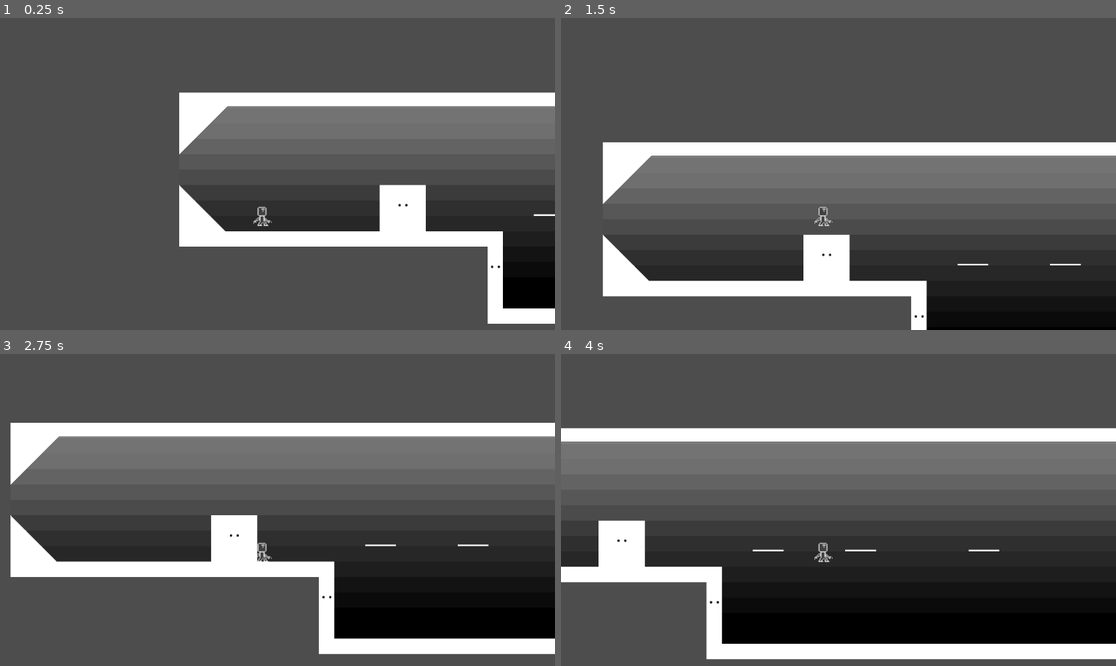
Above: before the commit, frames 1-4 (two rows, left to right).
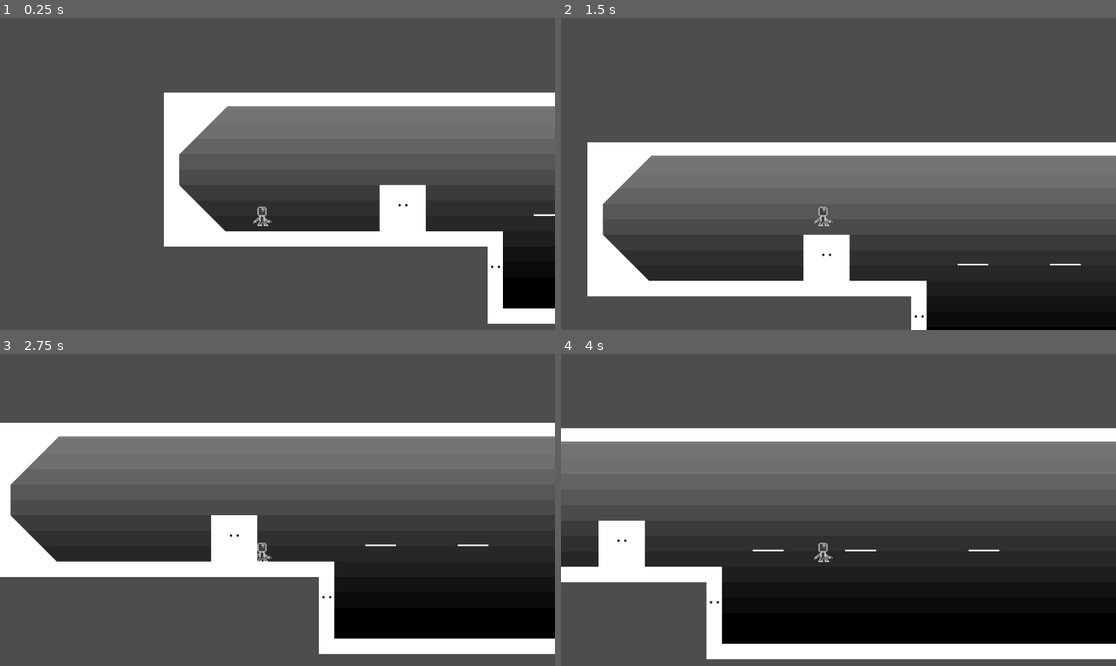
Above: after the commit, the same moments.

Repository: peachyem/ShootingForTheDark
Game: Godot game, scene res://levels/level_1.tscn
Two runs of this game, one before a commit and one after it. Both use one fixed random seed, a clock stepped at 60 frames per second and the inputs below. This scene is started directly instead of the project's main scene.
Inputs:
- Up to frame 1 (0.25 s): no input
- Up to frame 2 (1.5 s): tap Enter (ui_accept) at 0.5, 0.77 s; hold Right (ui_right) from 0.53 s (still down)
- Up to frame 3 (2.75 s): tap Enter (ui_accept) at 1.52 s; release Right (ui_right) at 2.03 s; hold Left (ui_left) from 2.03 s (still down)
- Up to frame 4 (4 s): tap Enter (ui_accept) at 2.75, 3.02, 3.77 s; release Left (ui_left) at 2.78 s; hold Right (ui_right) from 2.78 s (still down)

The runs differ from the first frame. In frame 1, 1.4% of the frame differs, in the area x 29-33%, y 23-74%; in frame 2, 1.4%, in the area x 4-8%, y 39-90%; in frame 3, 1.0%; in frame 4, nothing differs.

Commit message:
Update level_1.tscn
Forgot to save, updated now

Diff:
--- a/levels/level_1.tscn
+++ b/levels/level_1.tscn
@@ -12,7 +12,7 @@
 script = ExtResource("3_ln4g7")
 
 [node name="grounds and platforms" parent="." instance=ExtResource("3_ww0sg")]
-layer_0/tile_data = PackedInt32Array(0, 131072, 3, 1, 131072 …(4484 unchanged characters)… , -589762, 196608, 0, -589760, 262144, 0)
+layer_0/tile_data = PackedInt32Array(0, 131072, 3, 1, 131072 …(4484 unchanged characters)… , -589762, 196608, 0, -589760, 262144, 0, -524293, 0, 0, -458757, 0, 0, -393221, 0, 0, -327685, 0, 0, -262149, 0, 0, -196613, 0, 0, -131077, 0, 0, -65541, 0, 0, -5, 0, 0, 65531, 0, 0)
 
 [node name="background" parent="." instance=ExtResource("4_rj1td")]
 layer_0/tile_data = PackedInt32Array(196625, 0, 0, 262161, 0, 0, 196626, 0, 0, 262162, 0, 0, 196627, 0, 0, 262163, 0, 0 …(15267 unchanged characters)…
